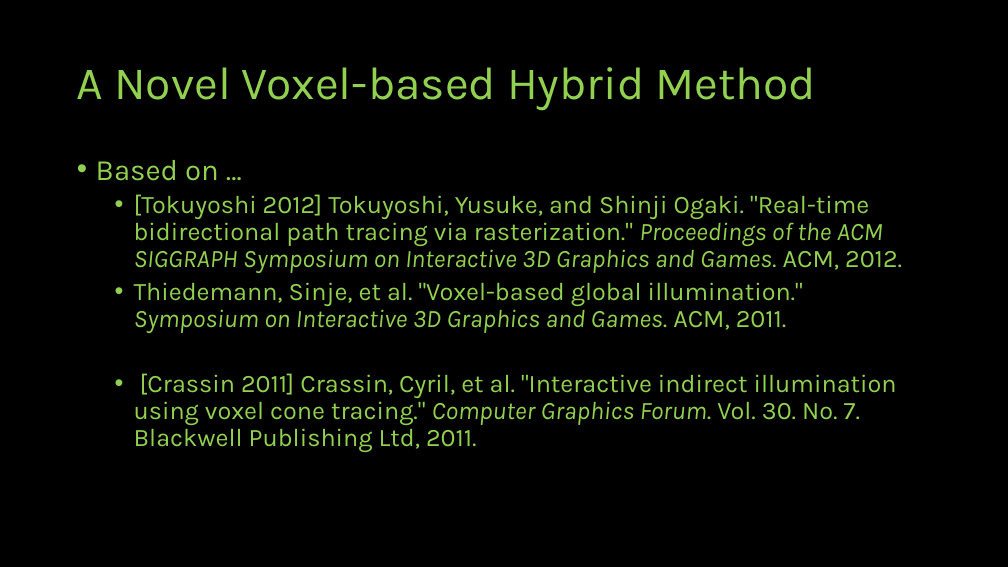
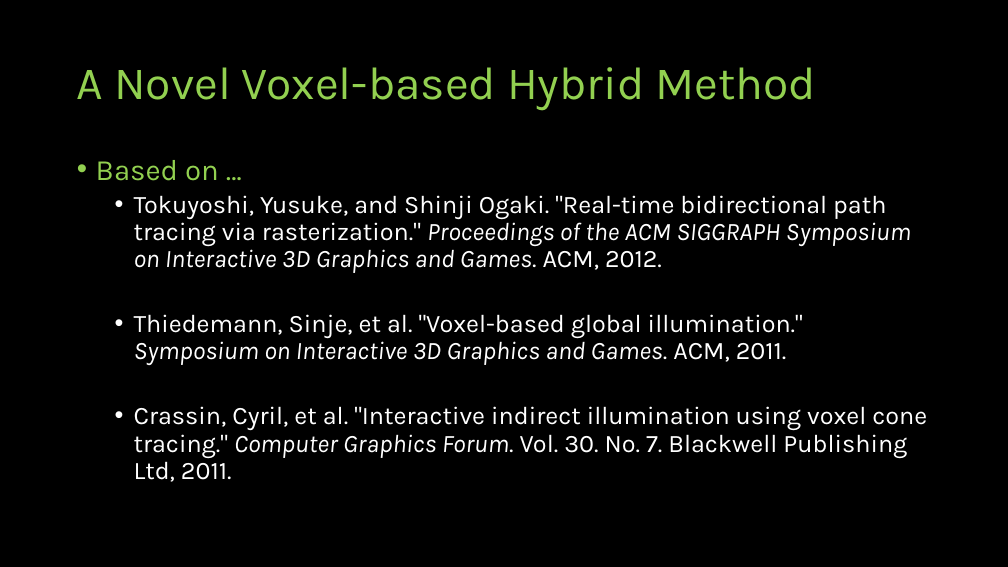
Before and after one commit to jazzboysc/RTGI, a slide deck: slide 5 of Docs/Real-time Global Illumination.pptx. Drawn at 1008x567 pixels with LibreOffice and Linux fonts; fonts in the diff are those of the drawing. Boxes give left, top, right and bottom in pixels: in the first picture for what was removed or moved away, otherwise in the second. Text is boxed around its words. In the diff, an @@ line names an element or a change of style, - is before the commit and + after.

```diff
--- a/Docs/Real-time Global Illumination.pptx
+++ b/Docs/Real-time Global Illumination.pptx
@@ text at (134, 195, 911, 273): text changed; text colour #92D050 to #FFFFFF @@
-  • [Tokuyoshi 2012] Tokuyoshi, Yusuke, and Shinji Ogaki. "Real-time bidirectional path tracing via rasterization." Proceedings of the ACM SIGGRAPH Symposium on Interactive 3D Graphics and Games. ACM, 2012.
+  • Tokuyoshi, Yusuke, and Shinji Ogaki. "Real-time bidirectional path tracing via rasterization." Proceedings of the ACM SIGGRAPH Symposium on Interactive 3D Graphics and Games. ACM, 2012.
@@ text at (134, 314, 803, 365): text colour #92D050 to #FFFFFF in "Thiedemann, Sinje, et al. "Voxel-based global illumination." ..." @@
@@ text at (134, 406, 927, 482): text changed; text colour #92D050 to #FFFFFF @@
-  • [Crassin 2011] Crassin, Cyril, et al. "Interactive indirect illumination using voxel cone tracing." Computer Graphics Forum. Vol. 30. No. 7. Blackwell Publishing Ltd, 2011.
+  • Crassin, Cyril, et al. "Interactive indirect illumination using voxel cone tracing." Computer Graphics Forum. Vol. 30. No. 7. Blackwell Publishing Ltd, 2011.
```
Also in this commit, not shown: 4 other slides changed, 9 slides added.
